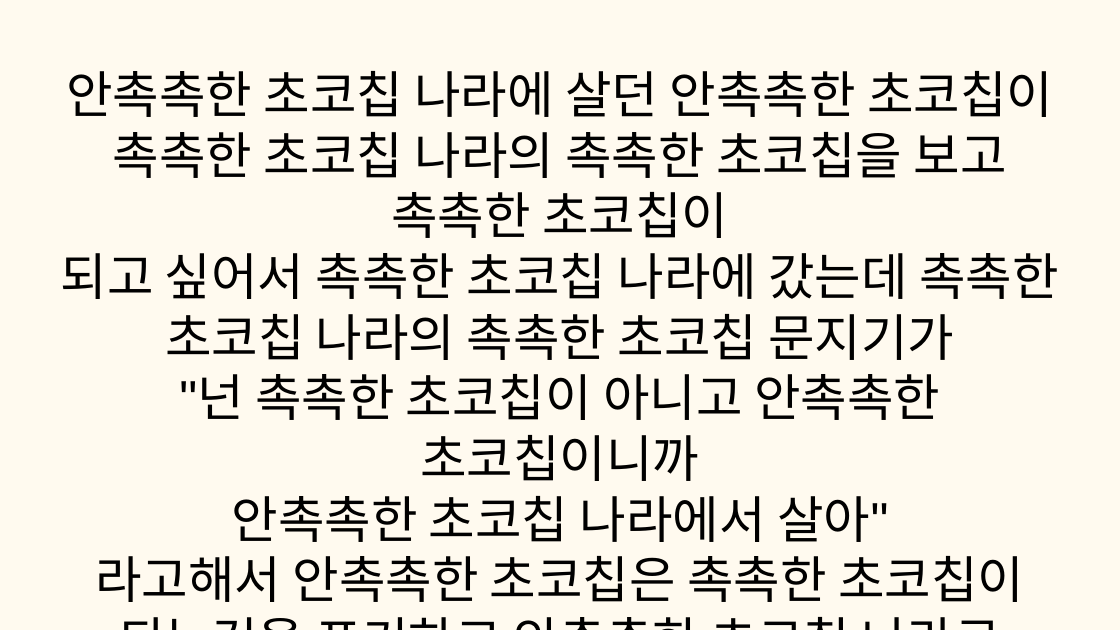
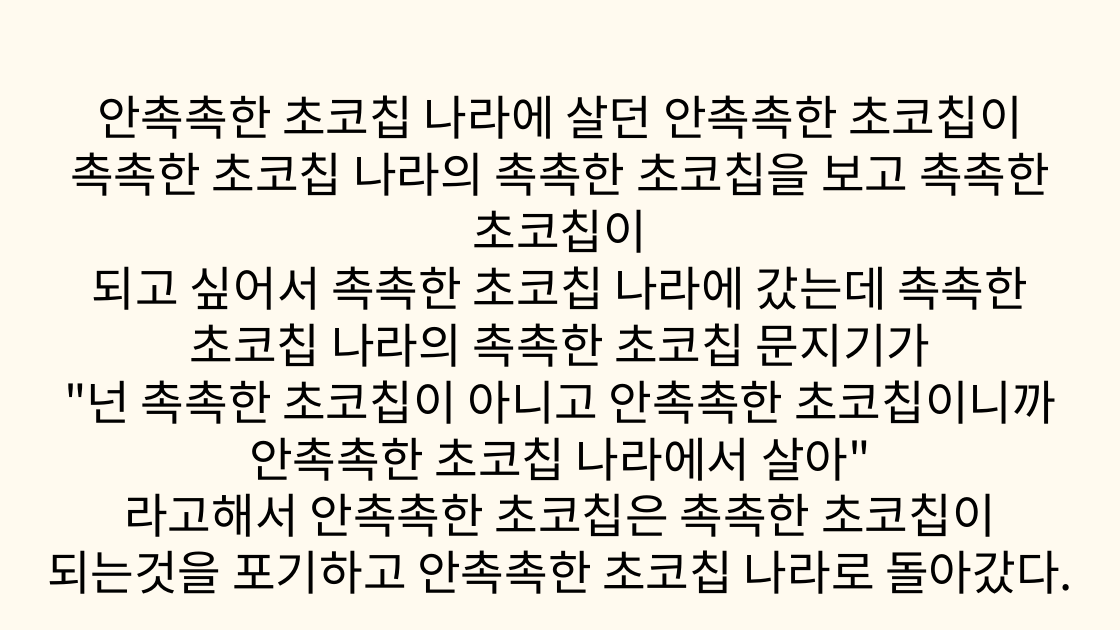
Before and after one commit to tkdgns25300/sunday_play, a slide deck: slide 19 of public/downloads/games/tongue-twister/rules.pptx (slide 18 before the commit). Drawn at 1120x630 pixels with LibreOffice and Linux fonts; fonts in the diff are those of the drawing. Boxes give left, top, right and bottom in pixels: in the first picture for what was removed or moved away, otherwise in the second. Text is boxed around its words. In the diff, an @@ line names an element or a change of style, - is before the commit and + after.

```diff
--- a/public/downloads/games/tongue-twister/rules.pptx
+++ b/public/downloads/games/tongue-twister/rules.pptx
@@ text "안촉촉한 초코칩 나라에 살던 안촉촉한 ...": place and size @@
-text "안촉촉한 초코칩 나라에 살던 안촉촉한 ..." at (61,71,1059,602)
+text "안촉촉한 초코칩 나라에 살던 안촉촉한 ..." at (47,95,1073,594)
@@ text "안촉촉한 초코칩 나라에 살던 안촉촉한 ..." at (47,95,1073,594): size 65 to 61 pt, font Arial to Noto Sans CJK KR; line spacing 78pt to 73.2pt @@
```
Also in this commit, not shown: 17 other slides changed, 3 slides added, 2 slides removed, 3 other files.
